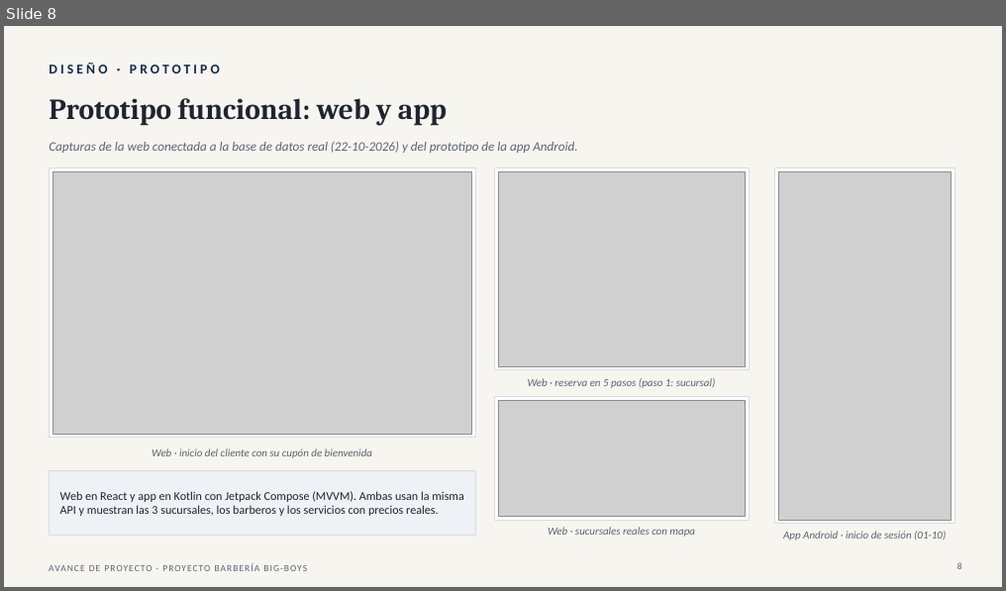
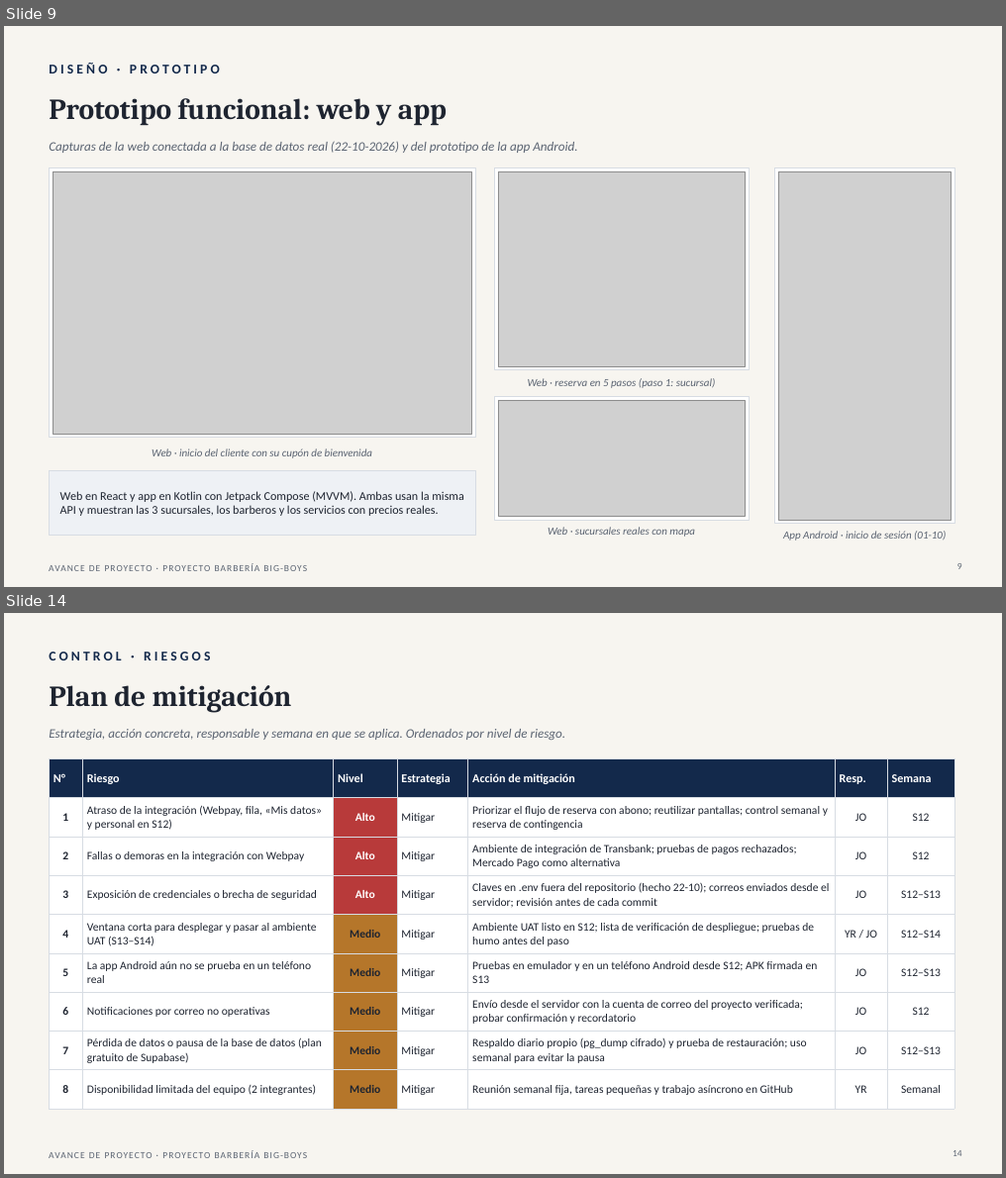
Before and after one commit to Yerko-Rosales/Proyecto_Barberia, a slide deck: Fase 2/Seguimiento semanal/Seguimiento_Roadmap_Proyecto_Barberia_22-10.pptx. Shown one above the other, each under a label of ours: slide 8 before the commit, slides 9 and 14 after it; the slides between them are not shown. The pictures are 1006x591 and 1006x1178 pixels, drawn with LibreOffice and Linux fonts; fonts in the diff are those of the drawing; grey boxes stand for pictures. Boxes give left, top, right and bottom in pixels: in the first picture for what was removed or moved away, otherwise in the second. Text is boxed around its words. In the diff, an @@ line names an element or a change of style, - is before the commit and + after.

Commit message:
Actualiza el seguimiento del roadmap al 22-10 y renombra el documento 11 a Control de Cambios

```diff
--- a/Fase 2/Seguimiento semanal/Seguimiento_Roadmap_Proyecto_Barberia_22-10.pptx
+++ b/Fase 2/Seguimiento semanal/Seguimiento_Roadmap_Proyecto_Barberia_22-10.pptx
@@ slide 14 added at <box>4,613,1002,1174</box>, background #F7F5F0; not listed: 1 template element that a slide beside it also shows @@
@@ text added at <box>49,652,210,661</box>, 13 pt, text #13294B, bold @@
+CONTROL · RIESGOS
@@ text added at <box>49,685,292,713</box>, 28 pt, text #1E2430, bold @@
+Plan de mitigación
@@ text added at <box>49,729,566,740</box>, 12.5 pt, text #5B6472, italic @@
+Estrategia, acción concreta, responsable y semana en que se aplica. Ordenados por nivel de riesgo.
@@ table added at <box>49,759,954,1109</box>, 9 rows, 7 columns @@
+N° | Riesgo | Nivel | Estrategia | Acción de mitigación | Resp. | Semana
+1 | Atraso de la integración (Webpay, fila, «Mis datos» y personal en S12) | Alto | Mitigar | Priorizar el flujo de reserva con abono; reutilizar pantallas; control semanal y reserva de contingencia | JO | S12
+2 | Fallas o demoras en la integración con Webpay | Alto | Mitigar | Ambiente de integración de Transbank; pruebas de pagos rechazados; Mercado Pago como alternativa | JO | S12
+3 | Exposición de credenciales o brecha de seguridad | Alto | Mitigar | Claves en .env fuera del repositorio (hecho 22-10); correos enviados desde el servidor; revisión antes de cada commit | JO | S12–S13
+4 | Ventana corta para desplegar y pasar al ambiente UAT (S13–S14) | Medio | Mitigar | Ambiente UAT listo en S12; lista de verificación de despliegue; pruebas de humo antes del paso | YR / JO | S12–S14
+5 | La app Android aún no se prueba en un teléfono real | Medio | Mitigar | Pruebas en emulador y en un teléfono Android desde S12; APK firmada en S13 | JO | S12–S13
+6 | Notificaciones por correo no operativas | Medio | Mitigar | Envío desde el servidor con la cuenta de correo del proyecto verificada; probar confirmación y recordatorio | JO | S12
+7 | Pérdida de datos o pausa de la base de datos (plan gratuito de Supabase) | Medio | Mitigar | Respaldo diario propio (pg_dump cifrado) y prueba de restauración; uso semanal para evitar la pausa | JO | S12–S13
+8 | Disponibilidad limitada del equipo (2 integrantes) | Medio | Mitigar | Reunión semanal fija, tareas pequeñas y trabajo asíncrono en GitHub | YR | Semanal
@@ page number added at <box>952,1151,962,1157</box>, 9 pt, text #5B6472 @@
+14
@@ what was slide 8 is now slide 9 @@
@@ page number at <box>957,564,962,570</box>: text changed @@
-8
+9
```
Also in this commit, not shown: 9 slides changed, 2 other slides added, 1 other file.
